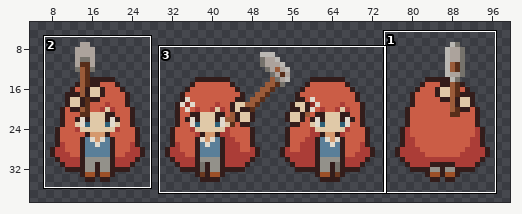
File history of a pixel-art file, Aseprite/备份/角色02.aseprite. Above, an overview of the earlier version with the close-up marked.
Close-up. Old version:
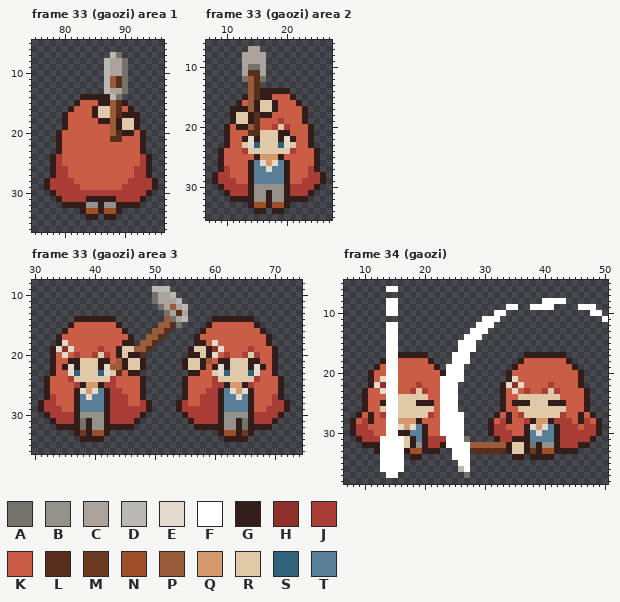
103x46 pixels, 58 frames. Colours within 5 levels of each other are drawn and written as one. Shown: frame 33 (gaozi) area 1: x 75..96, y 5..36; frame 33 (gaozi) area 2: x 7..27, y 6..35; frame 33 (gaozi) area 3: x 30..74, y 8..36; frame 34 (gaozi): x 7..50, y 5..38. The wide view leaves out empty margins. The commit also changed other frames or places, which this record leaves out.
Palette (. is transparent): A #75726b  B #93918a  C #aca39c  D #bab8b3  E #e1dacd  F #ffffff  G #331d1b  H #8e3029  J #ab3d37  K #cb5d46  L #572e1a  M #6b3920  N #9d5028  P #9a5b39  Q #d5996e  R #e0c9a8  S #2f6178  T #5a7f99
The result:
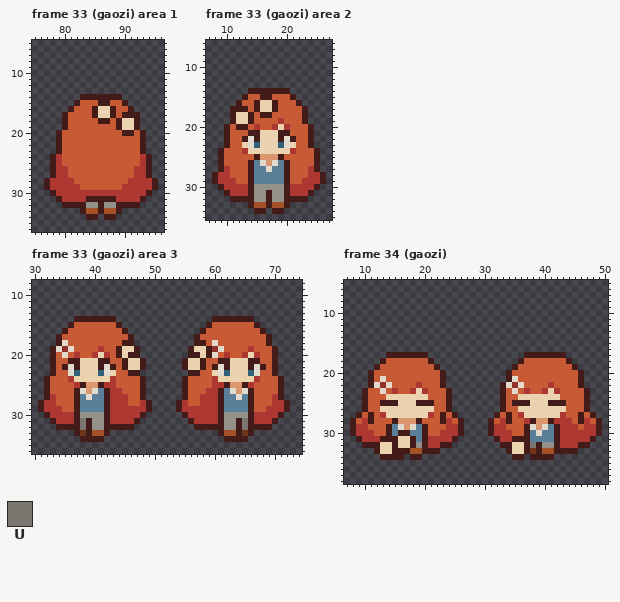
Colours new in this view: U #7b7770
Edits made:
layer "gaozi" now hidden
layer "EFX" now hidden
@@ palette @@
-G #331d1b
+G #431c19
-H #8e3029
+H #95322b
-J #ab3d37
+J #ae3731
-K #cb5d46
+K #c85b36
-M #6b3920
+M #703519
-N #9d5028
+N #a55127
-Q #d5996e
+Q #db956f
-R #e0c9a8
+R #ebd3b0
--- frame 33 (gaozi) area 1
@@ x 85..92 @@
  6 ........
- 7 ...DA...
- 8 ..DCCA..
- 9 ..DCCA..
-10 ..DCCA..
-11 ..DPLA..
-12 ..DPLA..
-13 ..DCCA..
-14 GGGDA...
-15 KGGPLG..
-16 GRRPLKG.
-17 GRRPLGGG
-18 KGGPGRRG
-19 KKKPGRRG
-20 KKKPLGGK
-21 KKKLLKKK
+ 7 ........
+ 8 ........
+ 9 ........
+10 ........
+11 ........
+12 ........
+13 ........
+14 GGGGG...
+15 KGGKKG..
+16 GRRGKKG.
+17 GRRGKGGG
+18 KGGKGRRG
+19 KKKKGRRG
+20 KKKKKGGK
+21 KKKKKKKK
 22 KKKKKKKK
--- frame 33 (gaozi) area 2
@@ x 11..18 @@
  6 ........
- 7 ...CC...
- 8 ..CCCC..
- 9 ..CCCC..
-10 ..CAAC..
-11 ..CLLC..
-12 ..APLA..
-13 ...PL...
-14 ...PLGGG
-15 ..GPLGGK
-16 .GKPGRRG
-17 GGGPGRRG
-18 GRRGLGGK
-19 GRRGLKKK
-20 KGGPLKKJ
-21 KKKLLRRR
+ 7 ........
+ 8 ........
+ 9 ........
+10 ........
+11 ........
+12 ........
+13 ........
+14 ...GGGGG
+15 ..GKKGGK
+16 .GKKGRRG
+17 GGGKGRRG
+18 GRRGKGGK
+19 GRRGKKKK
+20 KGGKJKKJ
+21 KKKGGRRR
 22 KKGEGRRR
--- frame 33 (gaozi) area 3
@@ x 41..61 @@
  8 .....................
- 9 .........DDD.........
-10 .........ACCD........
-11 .........ACCCD.......
-12 ..........ACPCD......
-13 ...........ACLC......
-14 GGG........PACD....GG
-15 KKKG......PPLA....GKK
-16 KKKKG....PPL.....GKKK
-17 KKKKKG..PPL.....GKKKK
-18 KKKKGG.PPL......GGKEK
-19 JKKGRRPPL......GRRGHE
-20 RJKGRGGL.......GGRGEK
-21 GGKPGRRG......GRRGPKG
-22 GEPPGRRG......GRRGKGE
-23 SERLKGG........GGKKRE
+ 9 .....................
+10 .....................
+11 .....................
+12 .....................
+13 .....................
+14 GGG................GG
+15 KKKG..............GKK
+16 KKKKG............GKKK
+17 KKKKKG..........GKKKK
+18 KKKKGG..........GGKEK
+19 JKKGRRG........GRRGHE
+20 RJKGRGG........GGRGEK
+21 GGKKGRRG......GRRGKKG
+22 GEGKGRRG......GRRGKGE
+23 SERKKGG........GGKKRE
 24 RRJKKKKG......GKKKKJR
@@ x 30..74 @@
 30 ..GJJJJGBBBBGJJJJJG......GJJJJJGBBBBGJJJJG...
-31 ...GJJJGAGBBGJJJJG........GJJJJGBBGAGJJJG....
-32 ....GGGGAGBBGGGGG..........GGGGGBBGAGGGG.....
+31 ...GJJJGUGBBGJJJJG........GJJJJGBBGUGJJJG....
+32 ....GGGGUGBBGGGGG..........GGGGGBBGUGGGG.....
 33 .......GMGNNG..................GNNGMG........
--- frame 34 (gaozi)
@@ x 7..50 @@
  5 ............................................
- 6 .......FF...................................
+ 6 ............................................
  7 ............................................
- 8 .......FF........................FFFF.......
- 9 .......FF..................FF..FFFF....FFF..
-10 .......FF................FF..............FF.
-11 .......................FFF.................F
-12 .......FF.............FFF...................
-13 .......FF............FFF....................
-14 .......FF...........FFF.....................
-15 .......FF..........FFF......................
-16 .......FF..........FFF......................
-17 .......FFGGGGG....FFF.........GGGGGGG.......
-18 ......GFFKKKKKG...FFF........GKKKKKKKG......
-19 .....GKFFKKKKKKG.FFF........GKKKKKKKKKG.....
-20 ....GKKFFKKKKKKKGFFF.......GKKKKKKKKKKKG....
-21 ....GKEFFKKKKKKKFFFF.......GEKKKKKKKKKKG....
-22 ....GEHFFKKKJKKKFFF.......GEHEKKKKJKKKKG....
-23 ...GKKEFFKKJRJKKFFF.......GKEKJKKJRJKKKKG...
-24 ...GKKKFFRRRRRKKFFF.......GKKRRRRRRRKKKKG...
-25 ...GKKGFFRRRGGGKFFF.......GKGGGRRRGGGKKKG...
-26 ...GKKRFFRRRRRRKFFF.......GKKRRRRRRRRKKKG...
-27 ..GKGKJFFRRRRRJKFFFF.....GKGKJRRRRRRJKKGKG..
-28 .GKJGKKFFQQQGKKKFFFF....GKJGKKJGQQGJJJKGJKG.
-29 .GJJKKKFFEQETGKKFFFF....GJJKKKGEQETGJJJKJJG.
-30 .GJJJKKFFGGTTGKKFFFF....GJJJKKGTETTGJJJJJJG.
-31 ..GJJJFFFFRGTGJJJFFFA....GJJGGGTTTTGJJJJJG..
-32 ...GGGFFFFRGBGJJGFFFFPPPPPPGRRGAGBBGJJJGG...
-33 .....GFFFFGNNGGG..FFFLLLLLLGRRGMGNNGGGG.....
-34 ......FFFF.GG.....FFF.......GG.GGGG.........
-35 ......FFFF.........FF.......................
-36 ......FFFF.........DF.......................
-37 .......FF...........A.......................
+ 8 ............................................
+ 9 ............................................
+10 ............................................
+11 ............................................
+12 ............................................
+13 ............................................
+14 ............................................
+15 ............................................
+16 ............................................
+17 .......GGGGGGG................GGGGGGG.......
+18 ......GKKKKKKKG..............GKKKKKKKG......
+19 .....GKKKKKKKKKG............GKKKKKKKKKG.....
+20 ....GKKKKKKKKKKKG..........GKKKKKKKKKKKG....
+21 ....GKEKKKKKKKKKG..........GEKKKKKKKKKKG....
+22 ....GEHEKKKKJKKKG.........GEHEKKKKJKKKKG....
+23 ...GKKEKJKKJRJKKKG........GKEKJKKJRJKKKKG...
+24 ...GKKKRRRRRRRKKKG........GKKRRRRRRRKKKKG...
+25 ...GKKGGGRRRGGGKKG........GKGGGRRRGGGKKKG...
+26 ...GKKRRRRRRRRRKKG........GKKRRRRRRRRKKKG...
+27 ..GKGKJRRRRRRRJKGKG......GKGKJRRRRRRJKKGKG..
+28 .GKJGKKKGQQQGKKKGJKG....GKJGKKJGQQGJJJKGJKG.
+29 .GJJKKKGTEQETGKKKJJG....GJJKKKGEQETGJJJKJJG.
+30 .GJJJKKGTGGTTGKKJJJG....GJJJKKGTETTGJJJJJJG.
+31 ..GJJJGGGRRGTGJJJJG......GJJGGGTTTTGJJJJJG..
+32 ...GGGRRGRRGBGJJGG........GGRRGUGBBGJJJGG...
+33 .....GRRGGGNNGGG...........GRRGMGNNGGGG.....
+34 ......GGGG.GG...............GG.GGGG.........
+35 ............................................
+36 ............................................
+37 ............................................
 38 ............................................
Where, in picture pixels (left, top, right, bottom), the same in both close-ups:
changed: (44, 52, 158, 220)
changed: (212, 46, 326, 214)
changed: (38, 286, 290, 442)
changed: (350, 286, 608, 478)
